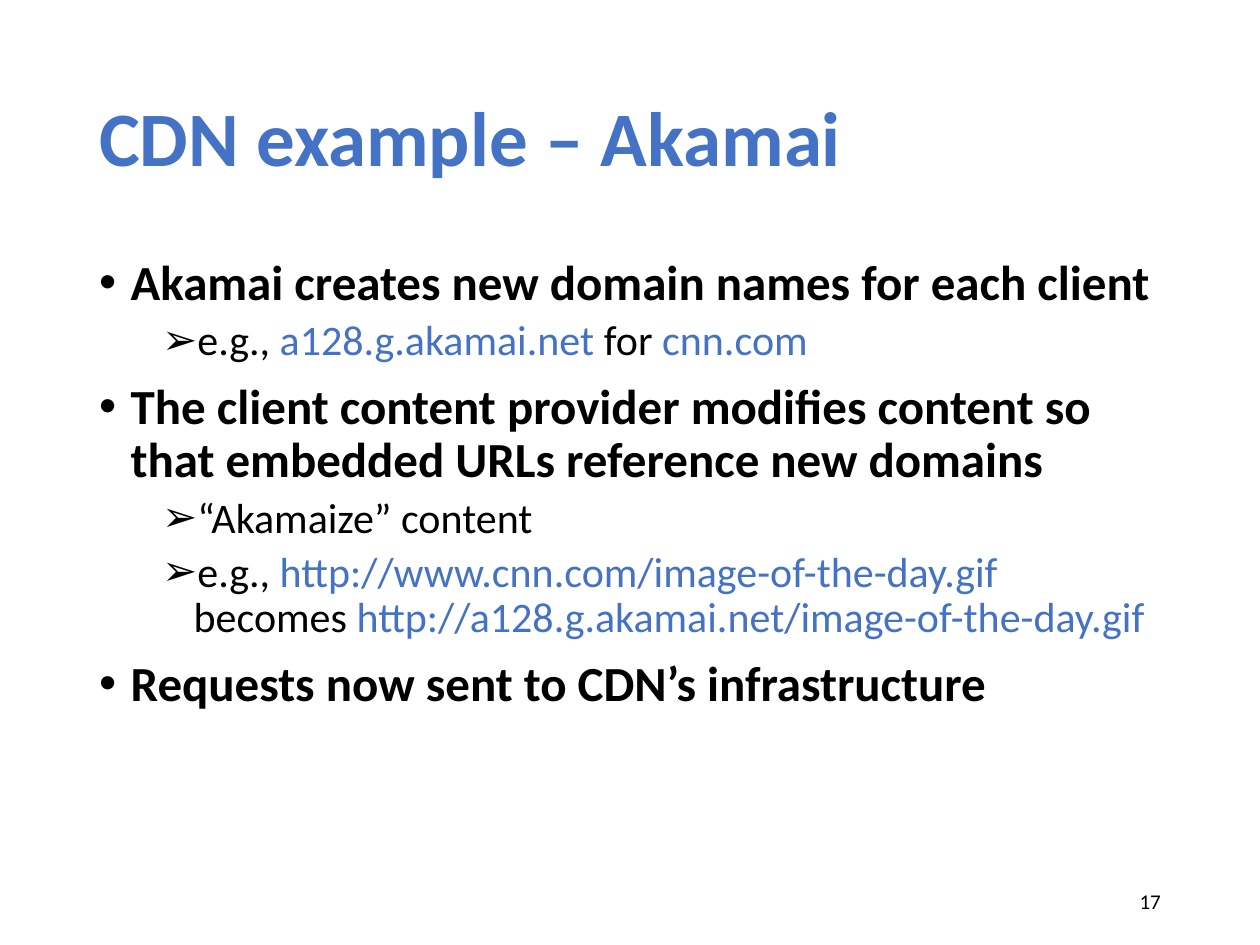
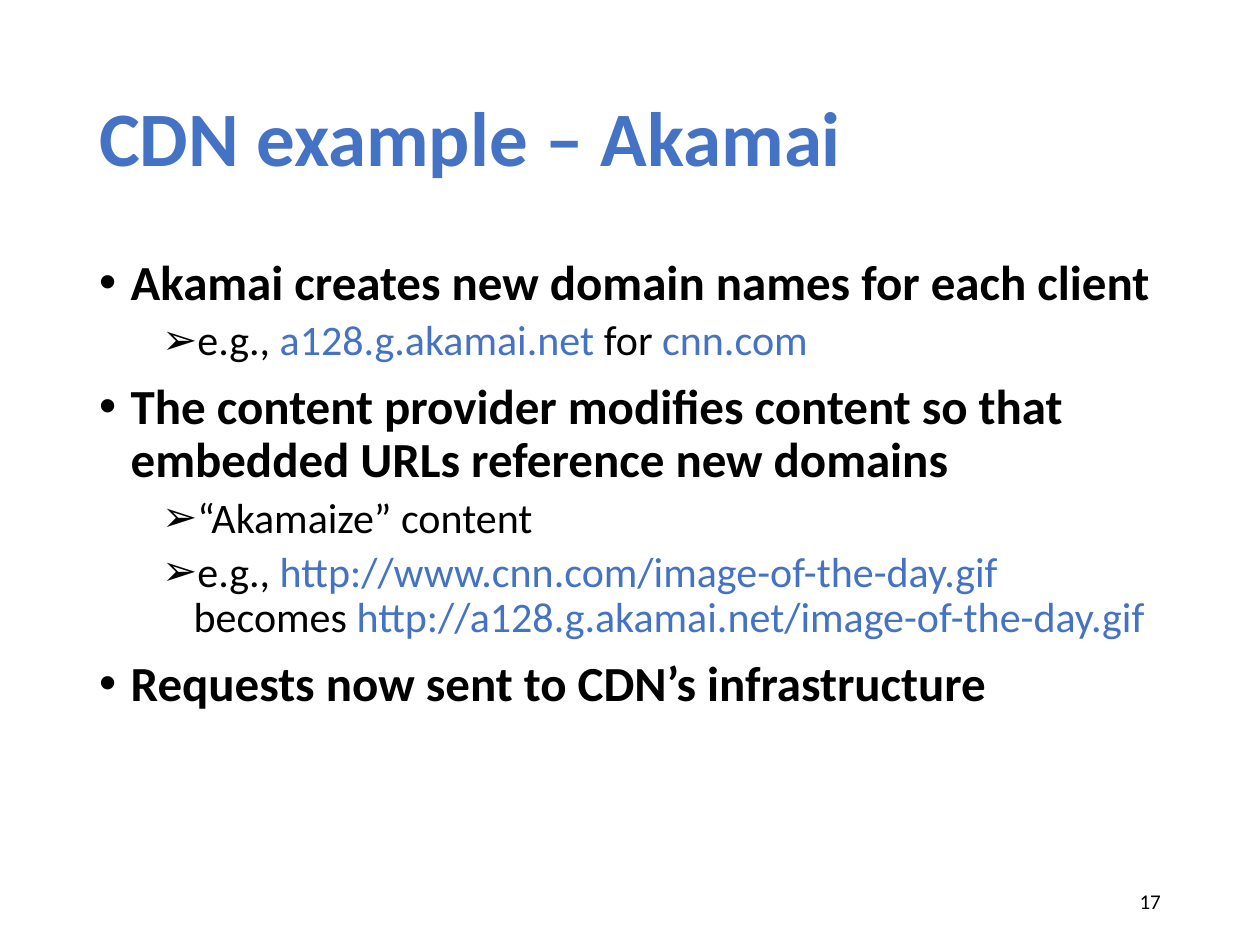
Before and after one commit to xinjin/course-net, a slide deck: slide 17 of slides/lec05_cdn.pptx. Drawn at 1260x945 pixels with LibreOffice and Linux fonts; fonts in the diff are those of the drawing. Boxes give left, top, right and bottom in pixels: in the first picture for what was removed or moved away, otherwise in the second. Text is boxed around its words. In the diff, an @@ line names an element or a change of style, - is before the commit and + after.

```diff
--- a/slides/lec05_cdn.pptx
+++ b/slides/lec05_cdn.pptx
@@ text at <box>131,389,1063,478</box>: text changed @@
-• The client content provider modifies content so that embedded URLs reference new domains
+• The content provider modifies content so that embedded URLs reference new domains
```
Also in this commit, not shown: 10 other slides changed, 1 slide added, 1 other file.
